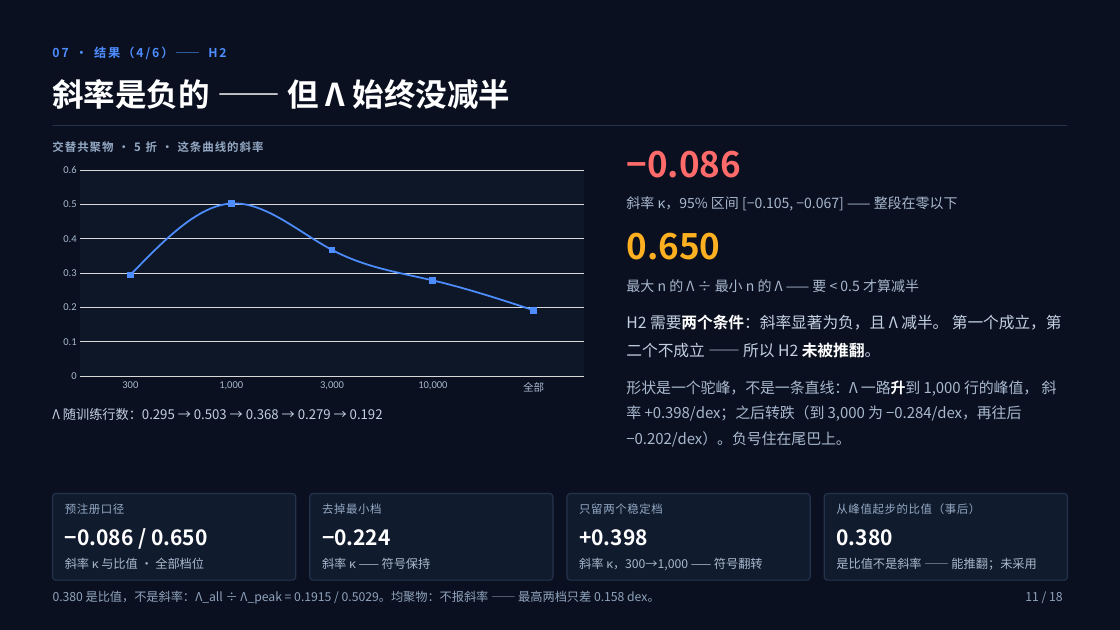
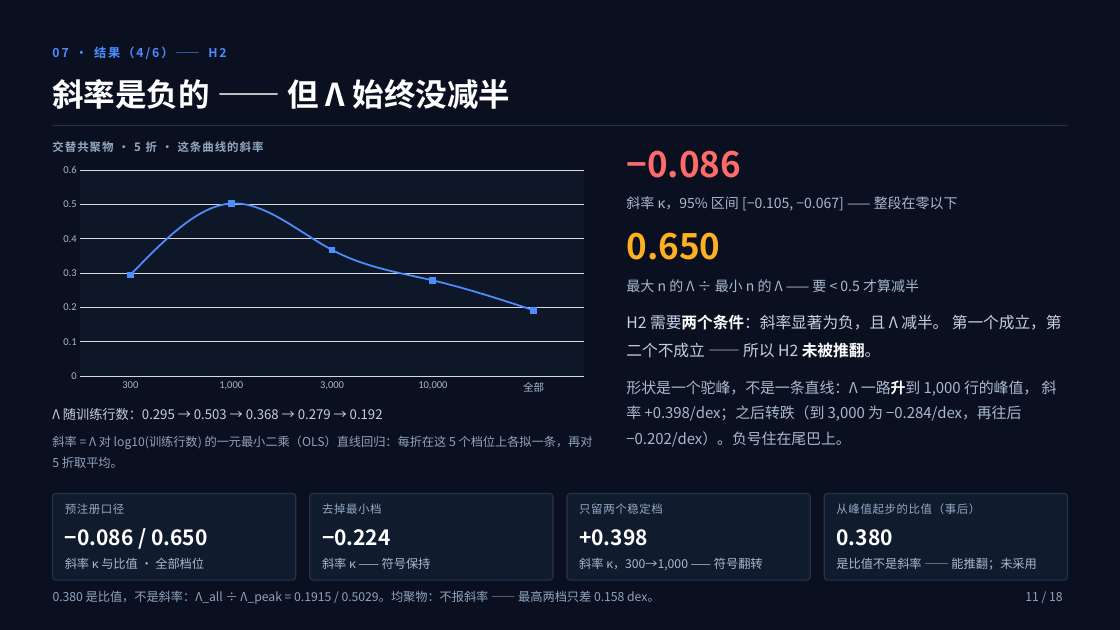
Before and after one commit to XHH-Coco/How-Much-Is-a-Chain-Worth, a slide deck: slide 11 of presentation/ChainWorth_Group32_CN/ChainWorth_Group32_CN.pptx. Drawn at 1120x630 pixels with LibreOffice and Linux fonts; fonts in the diff are those of the drawing. Boxes give left, top, right and bottom in pixels: in the first picture for what was removed or moved away, otherwise in the second. Text is boxed around its words. In the diff, an @@ line names an element or a change of style, - is before the commit and + after.

```diff
--- a/presentation/ChainWorth_Group32_CN/ChainWorth_Group32_CN.pptx
+++ b/presentation/ChainWorth_Group32_CN/ChainWorth_Group32_CN.pptx
@@ text added at [52,435,593,468], 10.5 pt, text #8FA3BC @@
+斜率 = Λ 对 log10(训练行数) 的一元最小二乘（OLS）直线回归：每折在这 5 个档位上各拟一条，再对 5 折取平均。
```
Also in this commit, not shown: 3 other slides changed, 14 other files.
